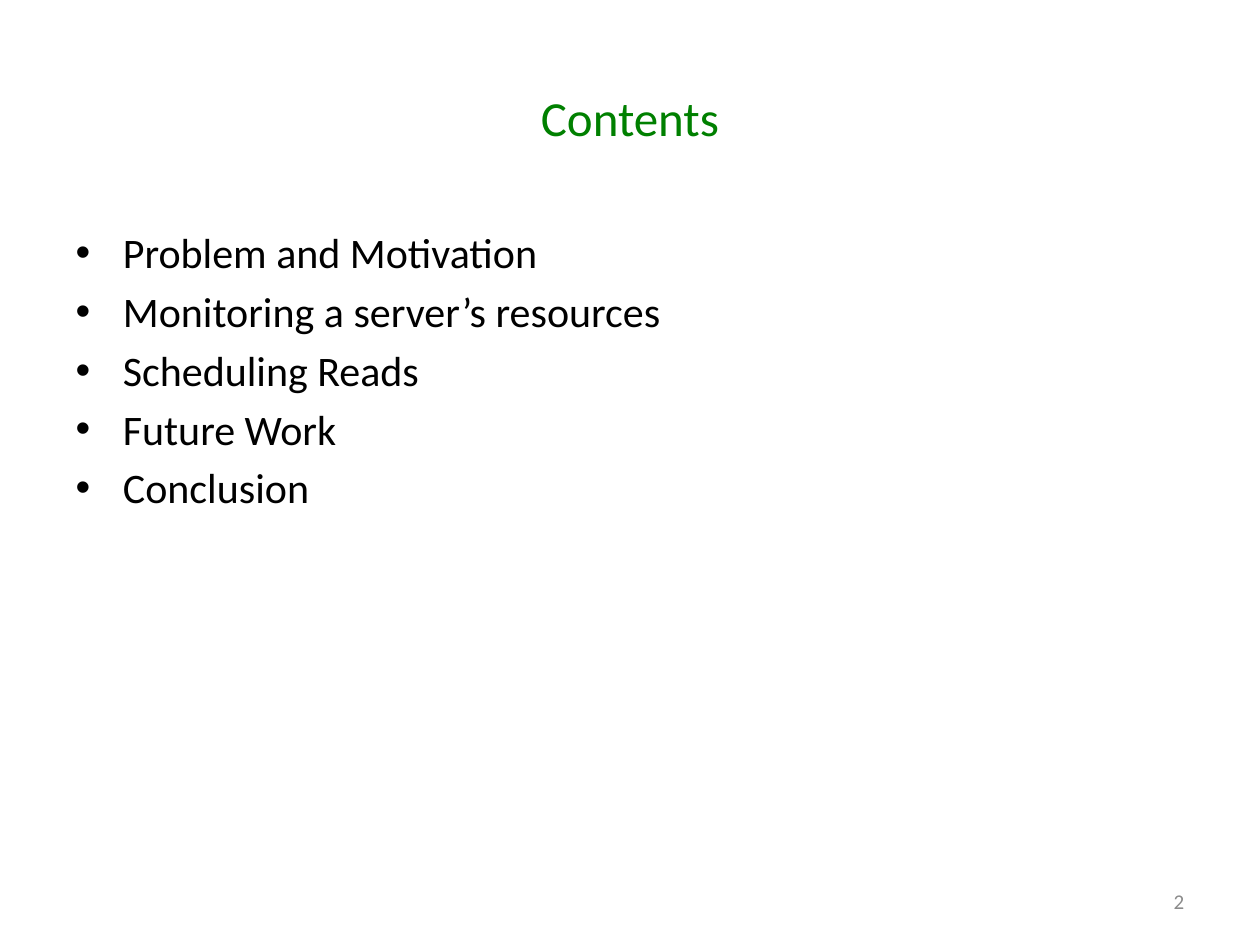
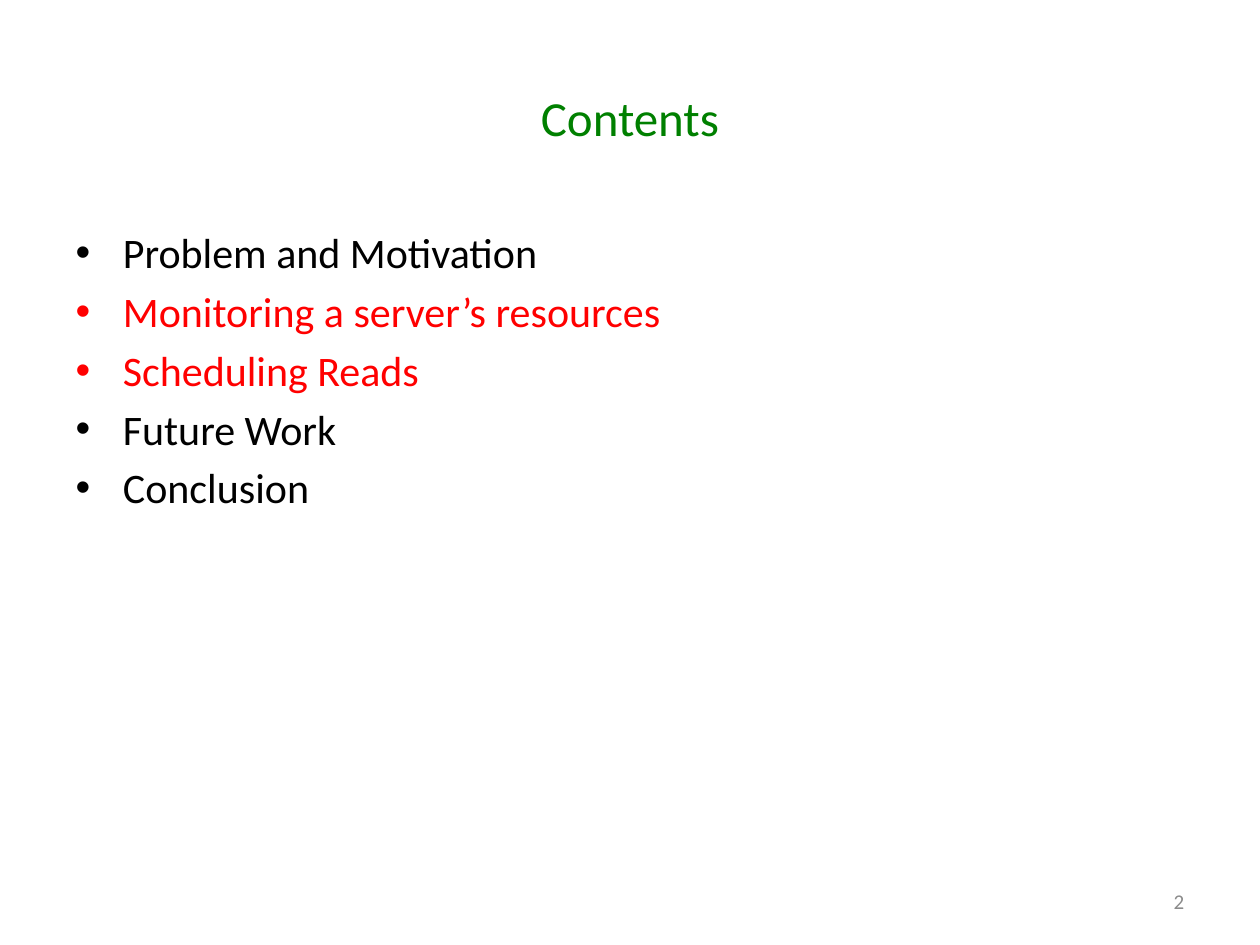
Before and after one commit to godares79/CS848-Project, a slide deck: slide 2 of PresentationSlides/Presentation.pptx. Drawn at 1260x945 pixels with LibreOffice and Linux fonts; fonts in the diff are those of the drawing. Boxes give left, top, right and bottom in pixels: in the first picture for what was removed or moved away, otherwise in the second. Text is boxed around its words. In the diff, an @@ line names an element or a change of style, - is before the commit and + after.

```diff
--- a/PresentationSlides/Presentation.pptx
+++ b/PresentationSlides/Presentation.pptx
@@ text at (x1=123, y1=297, x2=661, y2=394): text colour #000000 to #FF0000 in "Monitoring a server’s resources", "Scheduling Reads" @@
```
Also in this commit, not shown: 6 other slides changed, 2 slides added.
